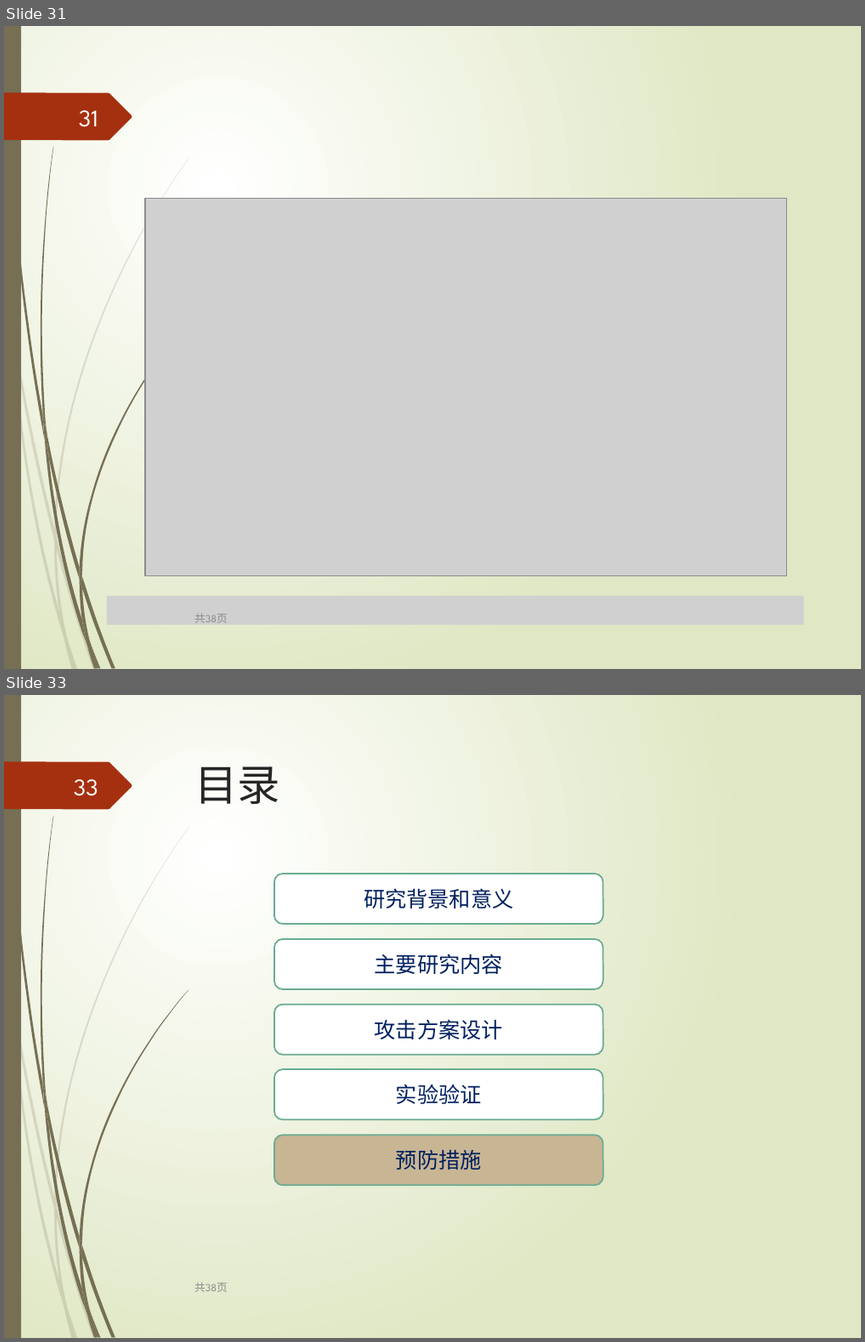
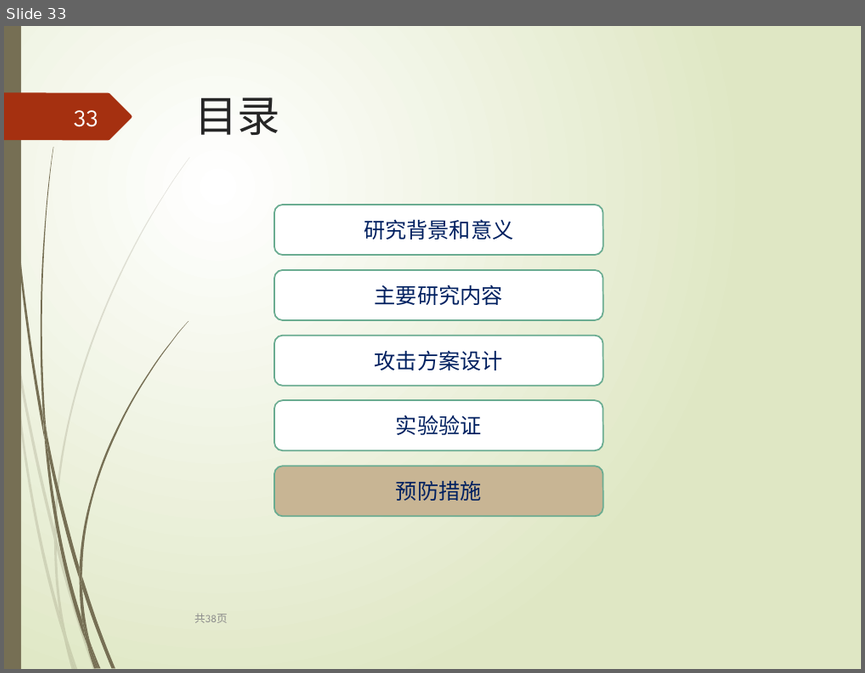
Before and after one commit to leborn0101/graduation, a slide deck: 毕业答辩终板.pptx. Shown one above the other, each under a label of ours: slides 31 and 33 before the commit, slide 33 after it; the slides between them are not shown. The pictures are 865x1342 and 865x673 pixels, drawn with LibreOffice and Linux fonts; fonts in the diff are those of the drawing; grey boxes stand for pictures. Boxes give left, top, right and bottom in pixels: in the first picture for what was removed or moved away, otherwise in the second. Text is boxed around its words. In the diff, an @@ line names an element or a change of style, - is before the commit and + after.

```diff
--- a/毕业答辩终板.pptx
+++ b/毕业答辩终板.pptx
@@ slide 31 removed at [4, 26, 861, 669], background gradient #FFFFFF to #DFE8C4; not listed: 24 template elements that a slide beside it also shows @@
@@ page number removed at [79, 110, 98, 127] @@
-31
@@ picture removed at [145, 199, 787, 576] @@
@@ picture removed at [107, 596, 803, 625] @@
@@ text removed at [194, 613, 228, 623] @@
-共38页
```
Also in this commit, not shown: 2 slides changed, 4 slides added, 3 other slides removed, 3 other files.
